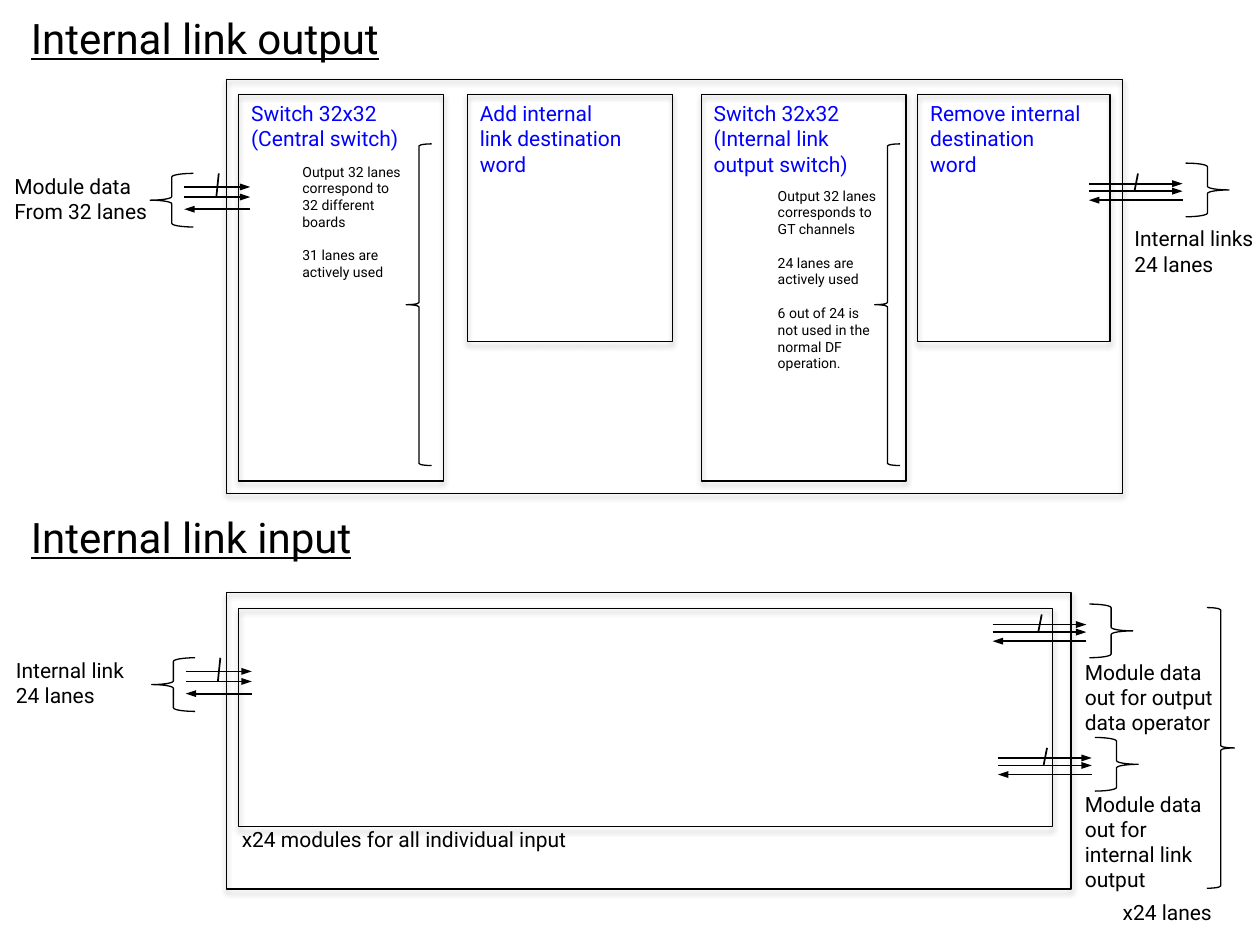
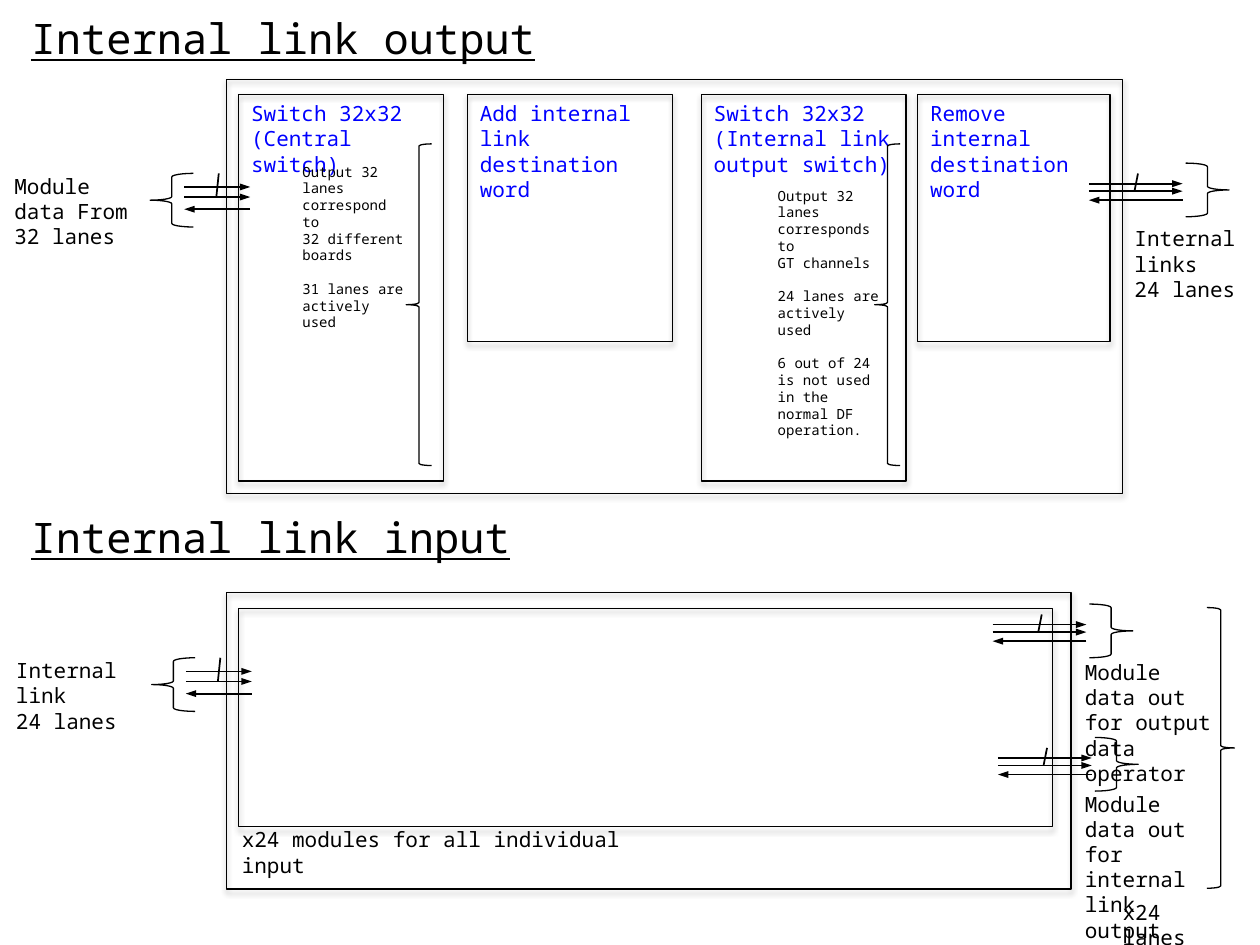
Before and after one commit to zihaoj/DataFormatterSpec, a slide deck: slide 14 of figures.pptx (slide 12 before the commit). Drawn at 1260x945 pixels with LibreOffice and Linux fonts; fonts in the diff are those of the drawing. Boxes give left, top, right and bottom in pixels: in the first picture for what was removed or moved away, otherwise in the second. Text is boxed around its words. In the diff, an @@ line names an element or a change of style, - is before the commit and + after.

```diff
--- a/figures.pptx
+++ b/figures.pptx
@@ font Roboto to Noto Sans Mono in 15 elements at box(14, 178, 127, 245), box(480, 105, 631, 198), box(714, 105, 890, 179), box(778, 191, 878, 439), box(930, 106, 1068, 198), box(1134, 230, 1235, 298), box(251, 105, 402, 179), box(302, 163, 404, 327), box(31, 22, 535, 64), box(31, 521, 510, 563), box(242, 831, 620, 878), box(16, 662, 117, 730), box(1085, 664, 1211, 788), box(1085, 796, 1186, 945), box(1123, 900, 1161, 927) @@
```
Also in this commit, not shown: 10 other slides changed, 4 slides added, 1 slide removed, 6 other files.
